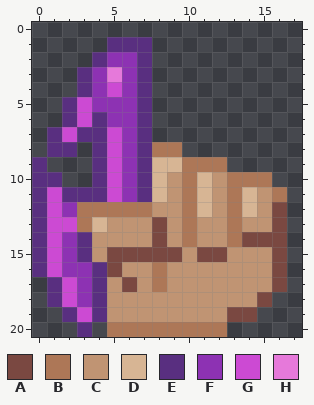
Pixel-art file: src/assets/hand.aseprite. The picture above is the old version.
18x21 pixels, 1 frame.
Visible layers, top first: "Dragon Bottom", "Dragon".
Palette (. is transparent): A #7a4841  B #ad7757  C #c09473  D #d7b594  E #592f80  F #8d32b3  G #cc4ad3  H #e679da
Pixels before, first column x 0:
 1 .....EEE.........
 2 ....EFFE.........
 3 ...EFHFE.........
 4 ...EFGFE.........
 5 ..EGFFFE.........
 6 ..EGEFFE.........
 7 .EGEEGFE.........
 8 .EE.EGFEBB.......
 9 E...EGFEDDBBB....
10 EE..EGFEDCBDCBBB.
11 EGEEEGFEDCBDCBDCB
12 EGFBBBBBCCBDCBDCA
13 EGGBDCCCACBCCBCCA
14 EGFECCCCACBCCBAAA
15 EGFECAAAAACAACCCA
16 EGFFEACCBCCCCCCCA
17 .EGFECACBCCCCCCCA
18 .EGFECCCCCCCCCCA.
19 ..EGECCCCCCCCAA..
20 ...E.BBBBBBBB....
After:
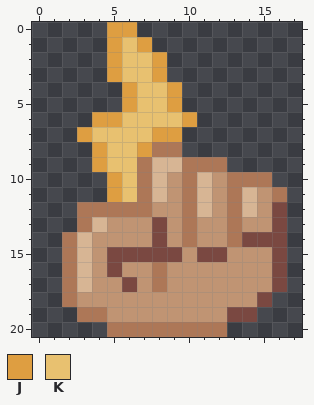
Colours new in this view: J #de9e41  K #e8c170
The edit:
layer "Thunder" now shown
layer "Dragon" now hidden
layer "The Bottom" now shown
layer "Dragon Bottom" now hidden
Changed rows in their new state; - is an unchanged pixel.
first column x 0:
 0 -----JJ----
 1 -----JKJ---
 2 ----.JKKJ--
 3 ---..JKKJ--
 4 ---...JKKJ-
 5 --....JKKJ-
 6 --..JJKKKKJ
 7 -..JKKKKJJ-
 8 -..-JKKJ---
 9 .---JKKB---
10 ..--.JKB---
11 .....JKB---
12 ...--------
13 ...--------
14 ..BD-------
15 ..BD-------
16 ..BDC------
17 -.BDC------
18 -.BCC------
19 --.BB------
20 ---.-------
Where, in picture pixels (left, top, right, bottom), the same in both pictures:
changed: (32, 22, 197, 337)
